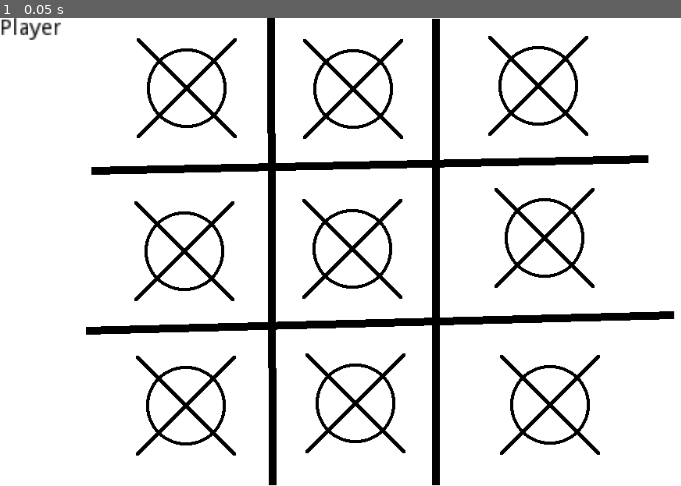
Above: before the commit, frame 1.
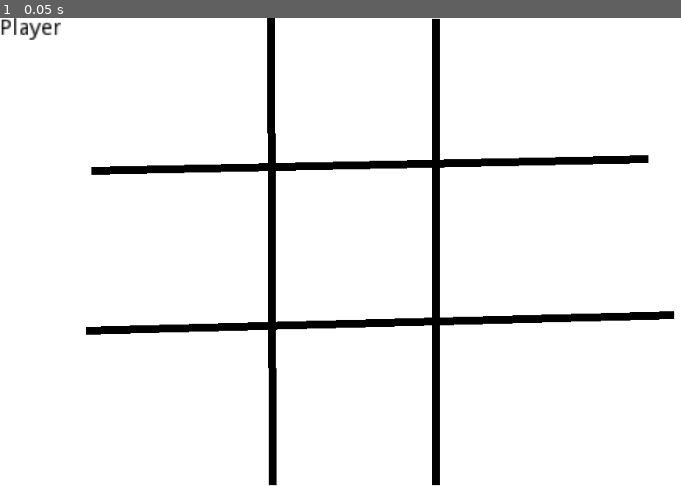
Above: after the commit, the same moment.

Repository: MGon025/CPSC481_Project
Game: Godot game, scene res://Board.tscn
The game is run twice, just before and just after one commit, with the same random seed, the same clock (stepped at 60 frames per second) and the same inputs. The project has no main scene, so this scene is started directly.
Inputs:
- Up to frame 1 (0.05 s): no input

The runs differ from the first frame. In frame 1, 6.0% of the frame differs, in the area x 19-89%, y 3-94%.

Commit message:
Func for clearing the board

Diff:
--- a/Board.tscn
+++ b/Board.tscn
@@ -1,8 +1,10 @@
-[gd_scene load_steps=2 format=2]
+[gd_scene load_steps=3 format=2]
 
 [ext_resource path="res://Mark.tscn" type="PackedScene" id=1]
+[ext_resource path="res://board.gd" type="Script" id=2]
 
 [node name="Node2D" type="Node2D"]
+script = ExtResource( 2 )
 
 [node name="Background" type="ColorRect" parent="."]
 margin_right = 1025.0
@@ -39,29 +41,29 @@
 
 [node name="Marks" type="Node" parent="."]
 
-[node name="Mark1" parent="Marks" instance=ExtResource( 1 )]
+[node name="Mark0" parent="Marks" instance=ExtResource( 1 )]
 position = Vector2( 239, -10 )
 
-[node name="Mark2" parent="Marks" instance=ExtResource( 1 )]
+[node name="Mark1" parent="Marks" instance=ExtResource( 1 )]
 position = Vector2( 452, -9 )
 
-[node name="Mark3" parent="Marks" instance=ExtResource( 1 )]
+[node name="Mark2" parent="Marks" instance=ExtResource( 1 )]
 position = Vector2( 689, -13 )
 
-[node name="Mark4" parent="Marks" instance=ExtResource( 1 )]
+[node name="Mark3" parent="Marks" instance=ExtResource( 1 )]
 position = Vector2( 236, 199 )
 
-[node name="Mark5" parent="Marks" instance=ExtResource( 1 )]
+[node name="Mark4" parent="Marks" instance=ExtResource( 1 )]
 position = Vector2( 451, 196 )
 
-[node name="Mark6" parent="Marks" instance=ExtResource( 1 )]
+[node name="Mark5" parent="Marks" instance=ExtResource( 1 )]
 position = Vector2( 697, 182 )
 
-[node name="Mark7" parent="Marks" instance=ExtResource( 1 )]
+[node name="Mark6" parent="Marks" instance=ExtResource( 1 )]
 position = Vector2( 238, 397 )
 
-[node name="Mark8" parent="Marks" instance=ExtResource( 1 )]
+[node name="Mark7" parent="Marks" instance=ExtResource( 1 )]
 position = Vector2( 455, 394 )
 
-[node name="Mark9" parent="Marks" instance=ExtResource( 1 )]
+[node name="Mark8" parent="Marks" instance=ExtResource( 1 )]
 position = Vector2( 704, 396 )
--- /dev/null
+++ b/board.gd
@@ -0,0 +1,26 @@
+extends Node2D
+
+
+# Declare member variables here. Examples:
+# var a = 2
+# var b = "text"
+
+var marks = []
+
+# Called when the node enters the scene tree for the first time.
+func _ready():
+	for node in range(9):
+		var path = "Marks/Mark" + str(node)
+		marks.append(get_node(path))
+	_clear_board()
+
+
+# Called every frame. 'delta' is the elapsed time since the previous frame.
+#func _process(delta):
+#	pass
+
+
+func _clear_board():
+	for mark in marks:
+		mark.get_node("X").visible = false
+		mark.get_node("O").visible = false
